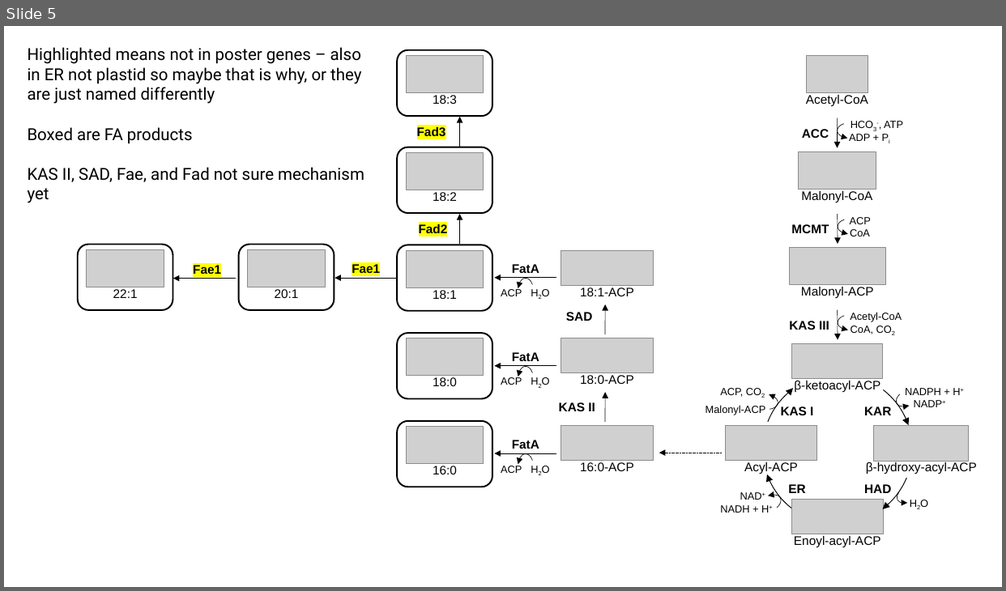
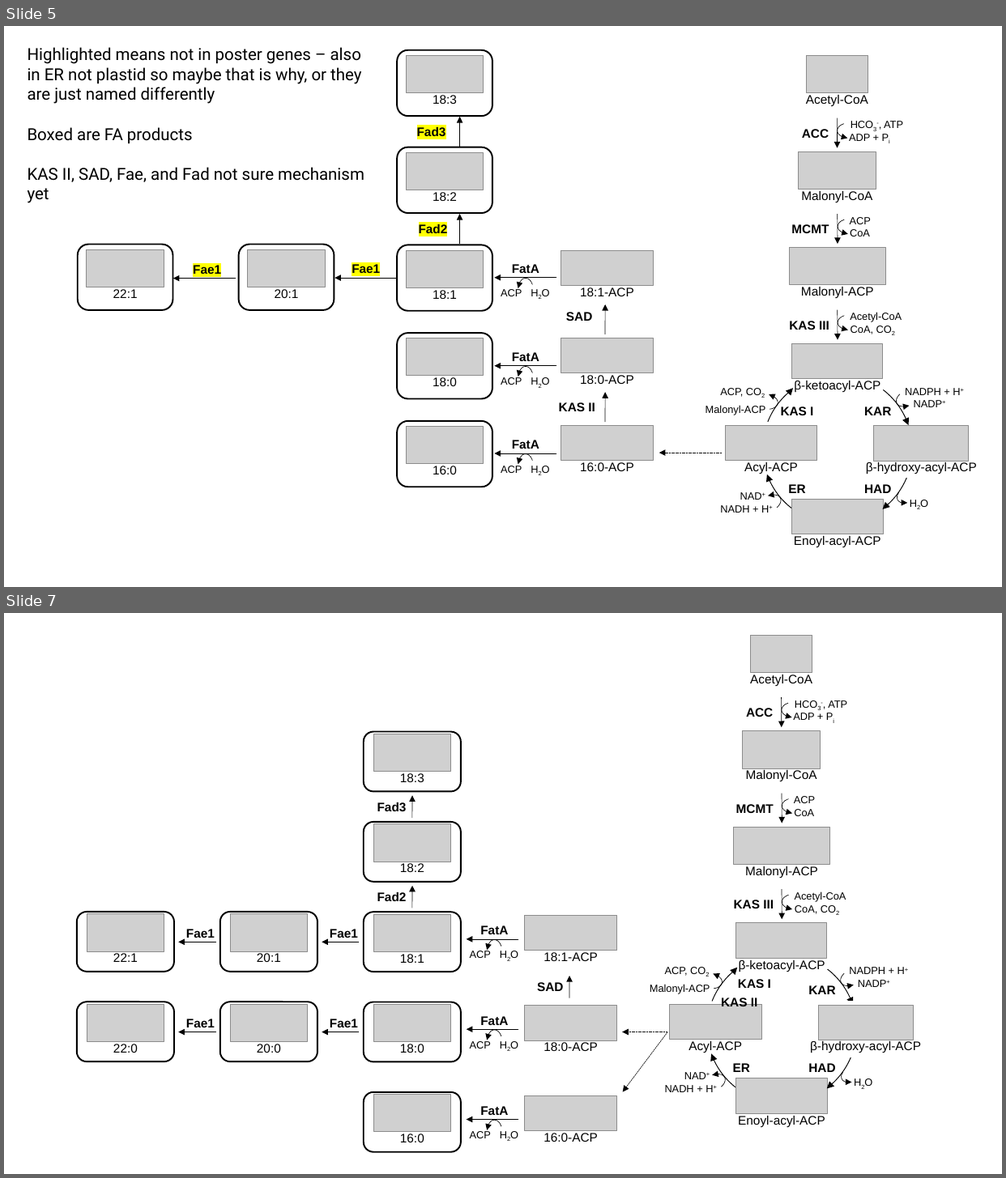
Before and after one commit to annette-thompson/modeling-and-simulations, a slide deck: Matlab Current Projects/Pennycress FAS/FAS Diagram.pptx. Shown one above the other, each under a label of ours: slide 5 before the commit, slides 5 and 7 after it; the slides between them are not shown. The pictures are 1006x591 and 1006x1178 pixels, drawn with LibreOffice and Linux fonts; fonts in the diff are those of the drawing; grey boxes stand for pictures. Boxes give left, top, right and bottom in pixels: in the first picture for what was removed or moved away, otherwise in the second. Text is boxed around its words. In the diff, an @@ line names an element or a change of style, - is before the commit and + after.

```diff
--- a/Matlab Current Projects/Pennycress FAS/FAS Diagram.pptx
+++ b/Matlab Current Projects/Pennycress FAS/FAS Diagram.pptx
@@ slide 7 added at (x1=4, y1=613, x2=1002, y2=1174), background #FFFFFF @@
@@ group added at (x1=77, y1=635, x2=921, y2=1152): 56 texts, 19 pictures, 15 arrows, 10 arc (boxed as its full ellipse)s, 9 rounded rectangles, 4 rectangles, 4 triangles, 2 ellipses @@
+Malonyl-ACP
+Malonyl-CoA
+Acetyl-CoA
+ACC
+HCO3-, ATP
+ADP + Pi
+MCMT
+ACP
+CoA
+KAS III
+Acetyl-CoA
+CoA, CO2
+β-ketoacyl-ACP
+Enoyl-acyl-ACP
+NADPH + H+
+NADP+
+KAR
+β-hydroxy-acyl-ACP
+Acyl-ACP
+H2O
+HAD
+NADH + H+
+NAD+
+ER
+SAD
+16:0-ACP
+FatA
+ACP
+H2O
+16:0
+18:3
+Malonyl-ACP
+ACP, CO2
+KAS I
+KAS II
+18:0-ACP
+18:0
+FatA
+ACP
+H2O
+18:1-ACP
+18:1
+FatA
+ACP
+H2O
+Fad2
+Fad3
+Fae1
+22:1
+20:1
+18:2
+Fae1
+Fae1
+22:0
+20:0
+Fae1
```
Also in this commit, not shown: 1 slide changed, 2 other slides added, 1 slide removed, 10 other files.
